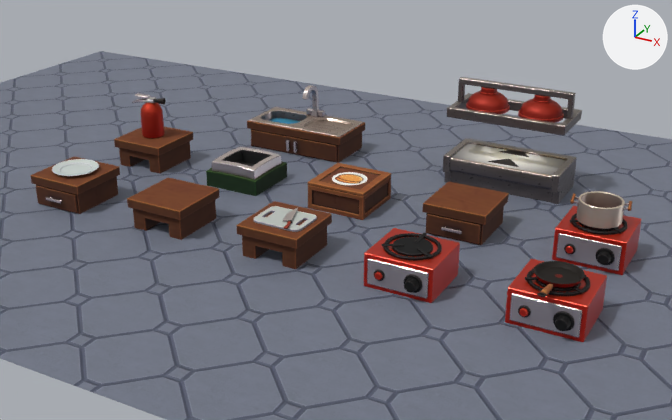
One commit to the glTF model public/overcooked/floor.gltf: the scene before it, then after it.
Camera for both pictures: a 50 mm lens placed at (13.11, -24.36, 12.03), pointed at (0.04, -0.6, 0.15). The lights are fixed; the arrows at upper right show +X, +Y and +Z. Where no turn or scale is listed for an object, it has been applied to the vertices.

Before the edit, the objects in view are built like this:
```python
me_object_0 = bpy.data.meshes.new('Object_0')
me_object_0.from_pydata(...)  # 4 vertices, 2 faces; spans x -21.0..20.4, y -11.8..12.0, z 0.0
me_object_0.materials.append(mat_floor)
me_object_1 = bpy.data.meshes.new('Object_1')
me_object_1.from_pydata(...)  # 2231 vertices, 3964 faces; spans x -9.0..9.0, y -4.7..1.4, z 0.0..1.1
me_object_1.materials.append(mat_kitchen_cabins_009)
me_object_2 = bpy.data.meshes.new('Object_2')
me_object_2.from_pydata(...)  # 1222 vertices, 2298 faces; spans x -6.0..6.0, y 3.28..5.4, z 0.0..3.52
me_object_2.materials.append(mat_kitchen_cabins_double_003)
me_object_3_012 = bpy.data.meshes.new('Object_3.012')
me_object_3_012.from_pydata(...)  # 1891 vertices, 3580 faces; spans x -8.8..8.9, y -5.0..1.1, z 1.0..2.5
me_object_3_012.materials.append(mat_kitchen_utensils_005)
ob_object_2 = bpy.data.objects.new('Object_2', me_object_0)
ob_object_2.location = (0.0, 0.0, 0.0)
ob_object_3 = bpy.data.objects.new('Object_3', me_object_1)
ob_object_3.location = (0.0, 0.0, 0.0)
ob_object_4 = bpy.data.objects.new('Object_4', me_object_2)
ob_object_4.location = (0.0, 0.0, 0.0)
ob_object_5 = bpy.data.objects.new('Object_5', me_object_3_012)
ob_object_5.location = (0.0, 0.0, 0.0)
```
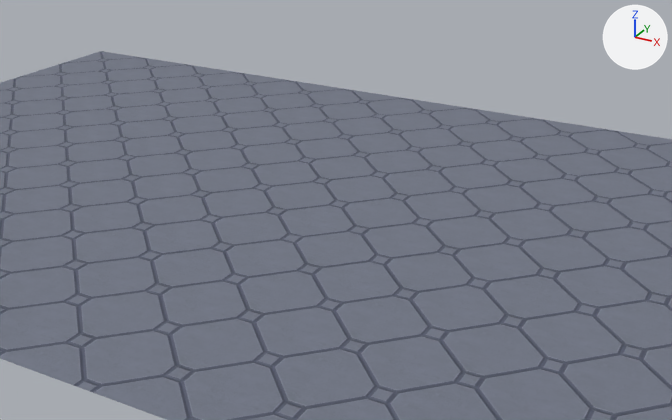
The newer file is also turned or shifted as a whole; pictures and numbers use the older file's frame.

What the commit changed:
Object 'Object_3' (ob_object_3) is deleted.
Object 'Object_4' (ob_object_4) is deleted.
Object 'Object_5' (ob_object_5) is deleted.

Boxes (x1, y1, x2, y2) around the edits, measured in the pictures (672 x 420 px):
'Object_3', deleted
    before: (31, 127, 642, 342)
'Object_4', deleted
    before: (247, 77, 582, 204)
'Object_5', deleted
    before: (52, 93, 632, 297)
